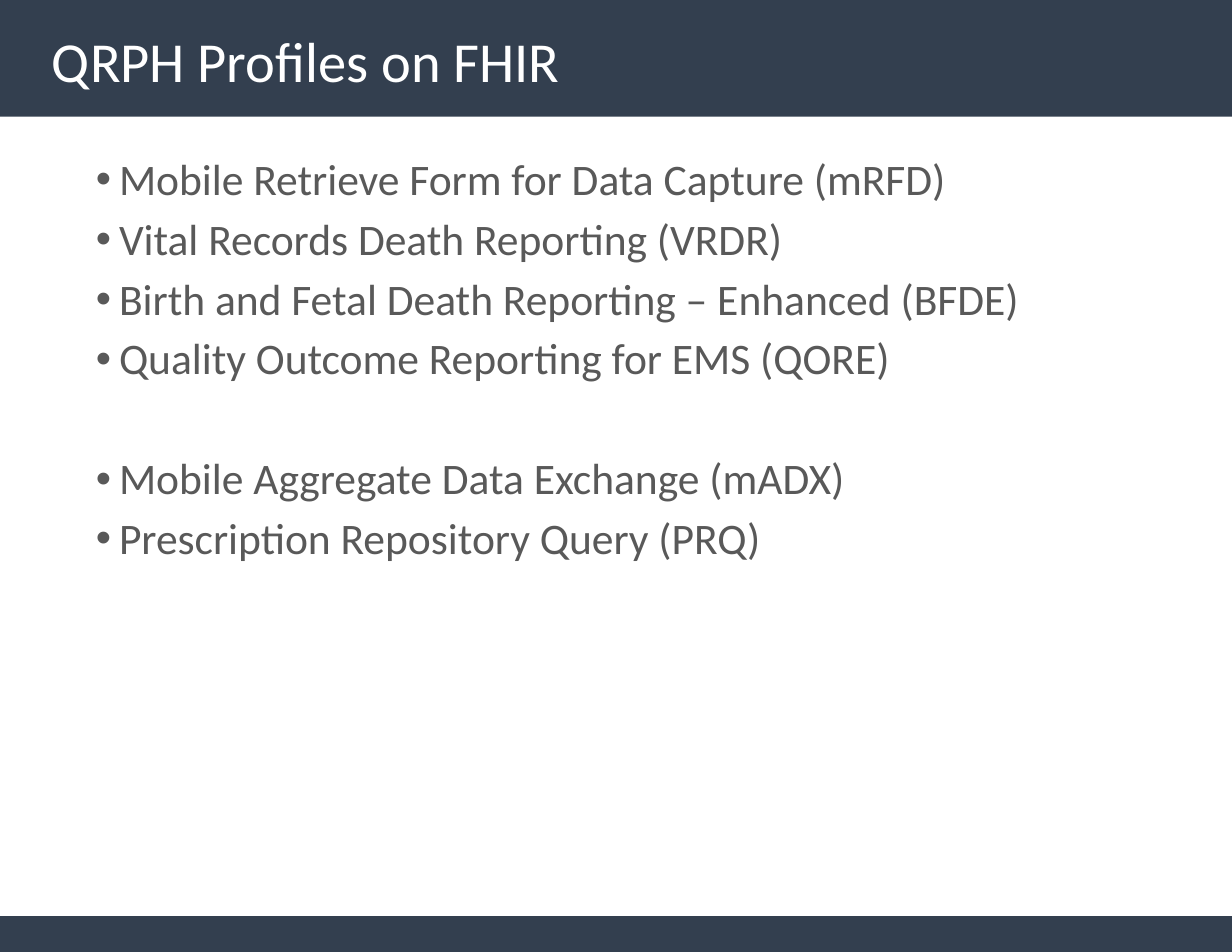
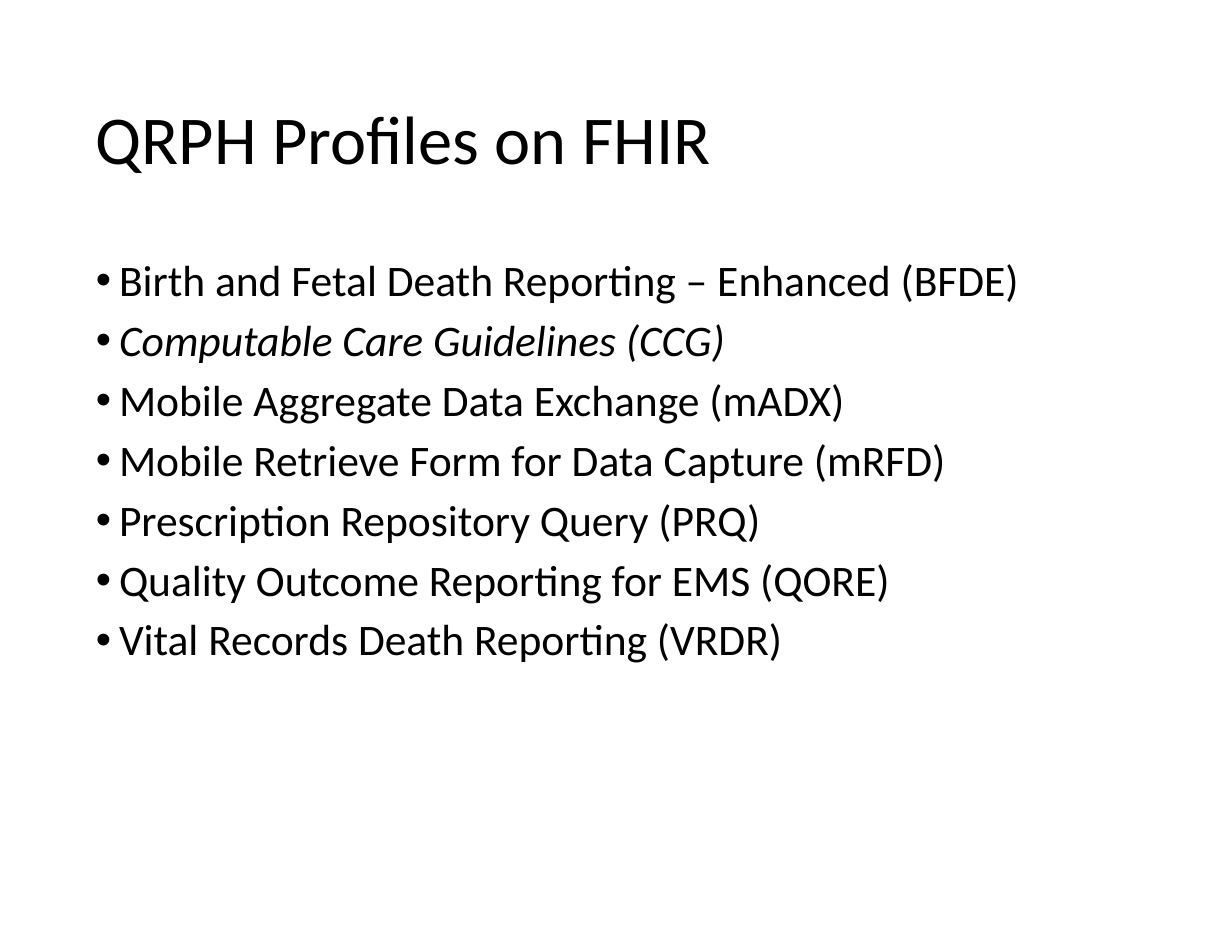
Before and after one commit to IHE/IT-Infrastructure, a slide deck: slide 12 of Presentations/IHE-FHIR-Brief.pptx (slide 11 before the commit). Drawn at 1232x952 pixels with LibreOffice and Linux fonts; fonts in the diff are those of the drawing. Boxes give left, top, right and bottom in pixels: in the first picture for what was removed or moved away, otherwise in the second. Text is boxed around its words. In the diff, an @@ line names an element or a change of style, - is before the commit and + after.

Commit message:
Updated IHE-FHIR-Brief and XDSonFHIR

```diff
--- a/Presentations/IHE-FHIR-Brief.pptx
+++ b/Presentations/IHE-FHIR-Brief.pptx
@@ rectangle removed at [0,0,1232,116] @@
@@ title "QRPH Profiles on FHIR": place and size @@
-title "QRPH Profiles on FHIR" at [52,42,559,90]
+title "QRPH Profiles on FHIR" at [96,116,710,173]
@@ title "QRPH Profiles on FHIR" at [96,116,710,173]: size 36.3 to 44 pt, text colour #FFFFFF to #000000 @@
@@ text "Birth and Fetal Death Reporting ...": place and size @@
-text "Birth and Fetal Death Reporting ..." at [119,163,1019,561]
+text "Birth and Fetal Death Reporting ..." at [119,264,1019,663]
@@ text at [119,264,1019,424]: paragraphs added @@
+• Birth and Fetal Death Reporting – Enhanced (BFDE)
+• Computable Care Guidelines (CCG)
+• Mobile Aggregate Data Exchange (mADX)
@@ text at [119,283,1019,561]: paragraphs removed @@
-• Birth and Fetal Death Reporting – Enhanced (BFDE)
-• Quality Outcome Reporting for EMS (QORE)
-• Mobile Aggregate Data Exchange (mADX)
-• Prescription Repository Query (PRQ)
@@ text at [119,444,946,663]: text colour #595959 to #000000 in "Mobile Retrieve Form for Data Capture (mRFD)", "Vital Records Death Reporting (VRDR)" @@
@@ text at [119,504,889,604]: paragraphs added @@
+• Prescription Repository Query (PRQ)
+• Quality Outcome Reporting for EMS (QORE)
@@ rectangle removed at [0,916,1232,952] @@
```
Also in this commit, not shown: 13 other slides changed, 2 slides added, 1 slide removed.
